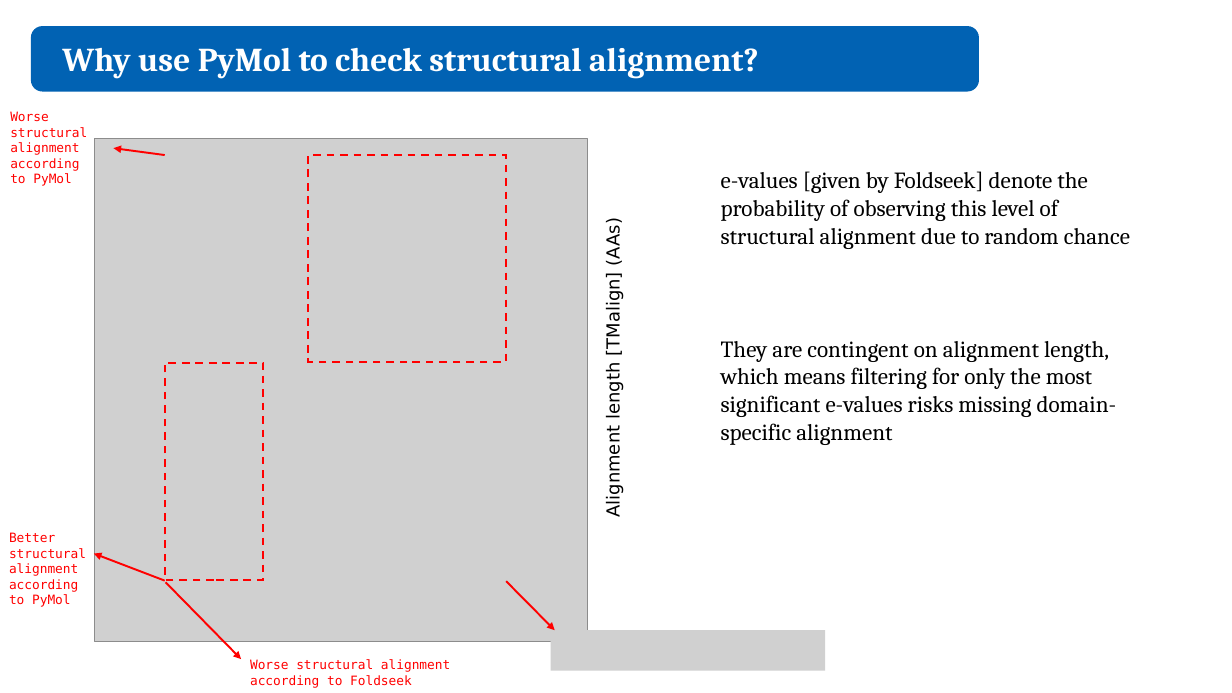
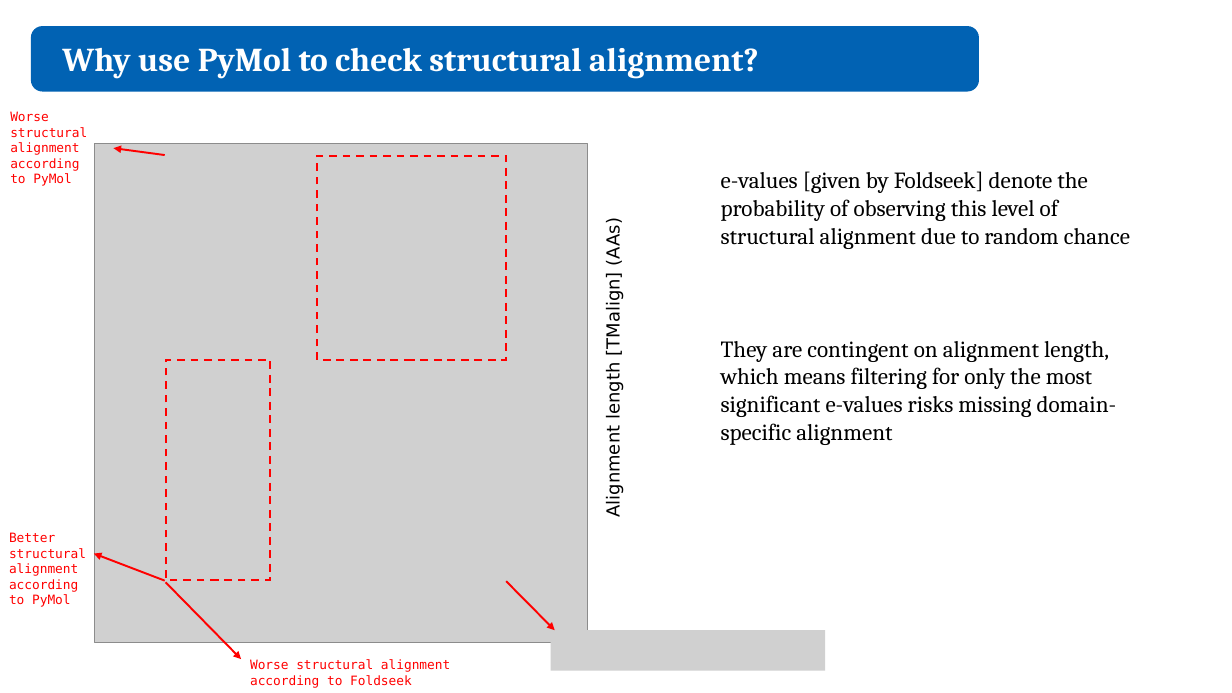
Before and after one commit to juliandeanmoran/BISSH, a slide deck: slide 4 of reports/2026-04-10_projectUpdate_2_jmoran.pptx. Drawn at 1232x693 pixels with LibreOffice and Linux fonts; fonts in the diff are those of the drawing; grey boxes stand for pictures. Boxes give left, top, right and bottom in pixels: in the first picture for what was removed or moved away, otherwise in the second. Text is boxed around its words. In the diff, an @@ line names an element or a change of style, - is before the commit and + after.

Commit message:
Added slides showcasing structrually aligned highlights from the PyMOL, e-value scatter.

```diff
--- a/reports/2026-04-10_projectUpdate_2_jmoran.pptx
+++ b/reports/2026-04-10_projectUpdate_2_jmoran.pptx
@@ picture: place and size @@
-picture at [95, 139, 588, 641]
+picture at [95, 143, 588, 642]
@@ rectangle: place and size @@
-rectangle at [309, 155, 506, 362]
+rectangle at [317, 156, 506, 360]
@@ rectangle: place and size @@
-rectangle at [165, 362, 263, 579]
+rectangle at [165, 360, 270, 580]
```
Also in this commit, not shown: 1 other slide changed, 5 slides added, 1 slide removed, 4 other files.
